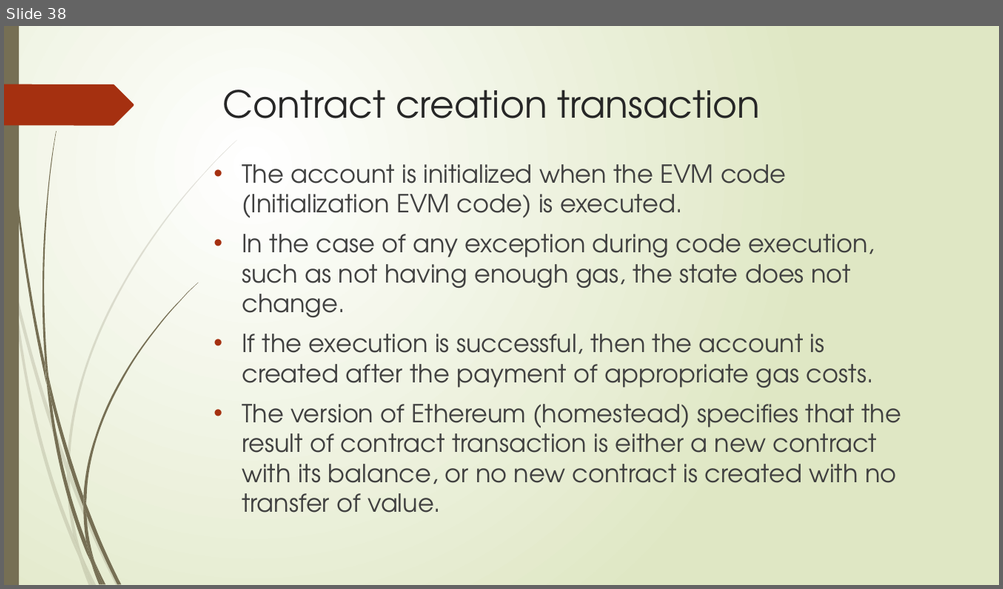
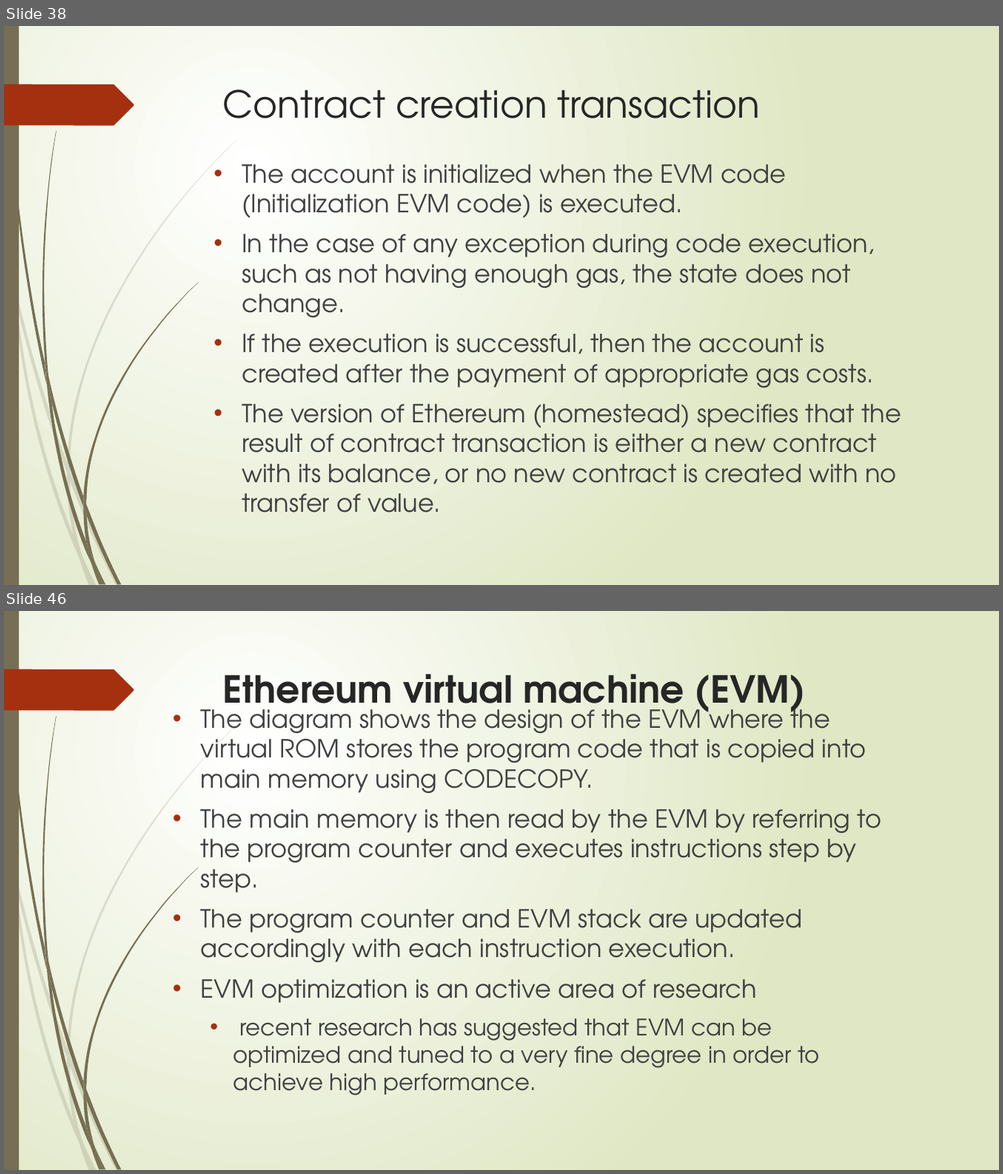
Before and after one commit to sarangparikh22/nmit-blockchain, a slide deck: Distributed Systems 101/Ethereum 101.pptx. Shown one above the other, each under a label of ours: slide 38 before the commit, slides 38 and 46 after it; the slides between them are not shown. The pictures are 1003x589 and 1003x1174 pixels, drawn with LibreOffice and Linux fonts; fonts in the diff are those of the drawing. Boxes give left, top, right and bottom in pixels: in the first picture for what was removed or moved away, otherwise in the second. Text is boxed around its words. In the diff, an @@ line names an element or a change of style, - is before the commit and + after.

```diff
--- a/Distributed Systems 101/Ethereum 101.pptx
+++ b/Distributed Systems 101/Ethereum 101.pptx
@@ slide 46 added at [4,611,999,1170], background gradient #FFFFFF to #DFE8C4; not listed: 24 template elements that a slide beside it also shows @@
@@ title added at [223,674,805,719], 36 pt, text #262626, bold @@
+Ethereum virtual machine (EVM)
@@ text added at [201,702,881,1096], 24 pt, text #404040 @@
+• The diagram shows the design of the EVM where the virtual ROM stores the program code that is copied into main memory using CODECOPY.
+• The main memory is then read by the EVM by referring to the program counter and executes instructions step by step.
+• The program counter and EVM stack are updated accordingly with each instruction execution.
+• EVM optimization is an active area of research
+  • recent research has suggested that EVM can be optimized and tuned to a very fine degree in order to achieve high performance.
```
Also in this commit, not shown: 4 slides changed, 90 other slides added, 1 other file.
